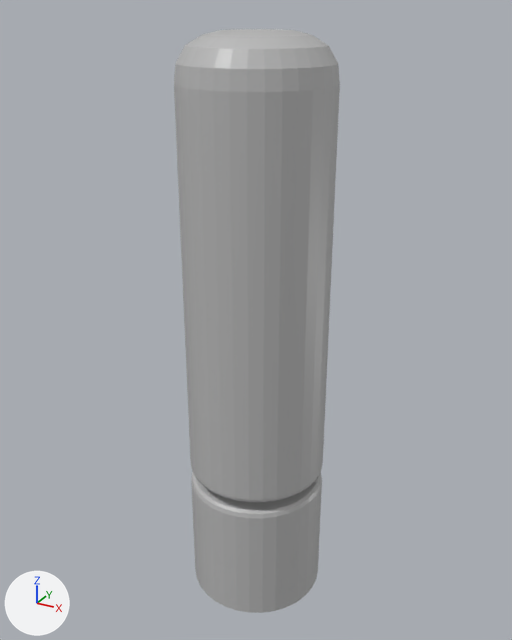
The Blender file Assets/Resources/CheckPoint.blend as it was, and as the next commit left it.
Camera for both pictures: a 50 mm lens placed at (1.087, -1.982, 1.085), pointed at (-0.017, 0.025, 0.082). The axes (+X, +Y, +Z) are drawn at lower left. The lights are the same throughout.
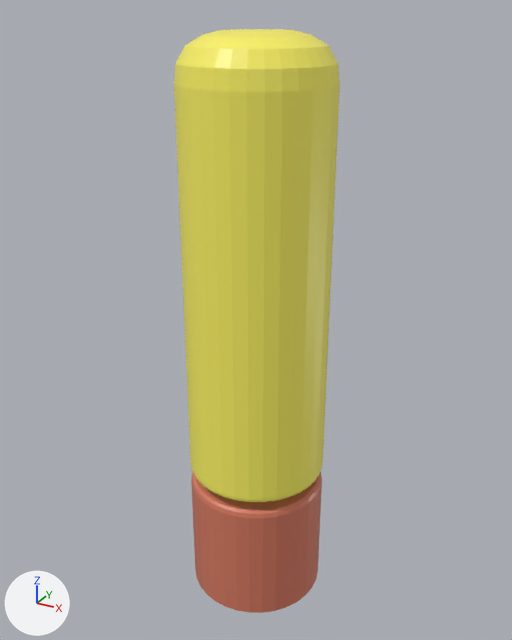
The change, as a diff of the scene's bpy script:
```diff
--- a/Assets/Resources/CheckPoint.blend.py
+++ b/Assets/Resources/CheckPoint.blend.py
@@ img_textura_checkpoint @@
+img_textura_checkpoint = load_image('Textura_checkpoint', 'Textura_checkpoint.png', 1024, 1024, 'sRGB')
@@ mat_material @@
 n1 = _N.new('ShaderNodeBsdfPrincipled'); n1.name = 'Principled BSDF'
 n1.subsurface_method = 'BURLEY'
-n1.inputs[0].default_value = (0.5, 0.5, 0.5, 1.0)  # 'Base Color', grey #bcbcbc
 n1.inputs[2].default_value = 0.4  # 'Roughness'
+n2 = _N.new('ShaderNodeTexImage'); n2.name = 'Image Texture'
+n2.image = img_textura_checkpoint
+n3 = _N.new('ShaderNodeMapping'); n3.name = 'Mapping'
+n4 = _N.new('ShaderNodeTexCoord'); n4.name = 'Texture Coordinate'
 _L.new(n1.outputs[0], n0.inputs[0])  # 'BSDF' to 'Surface'
+_L.new(n2.outputs[0], n1.inputs[0])  # 'Color' to 'Base Color'
+_L.new(n3.outputs[0], n2.inputs[0])  # 'Vector' to 'Vector'
+_L.new(n4.outputs[2], n3.inputs[0])  # 'UV' to 'Vector'
```

Changed parts and their boxes (x1, y1, x2, y2) in the pictures (512 x 640 px):
'Cylinder', surface changed (grey to yellow)
    both: (174, 29, 340, 613)
